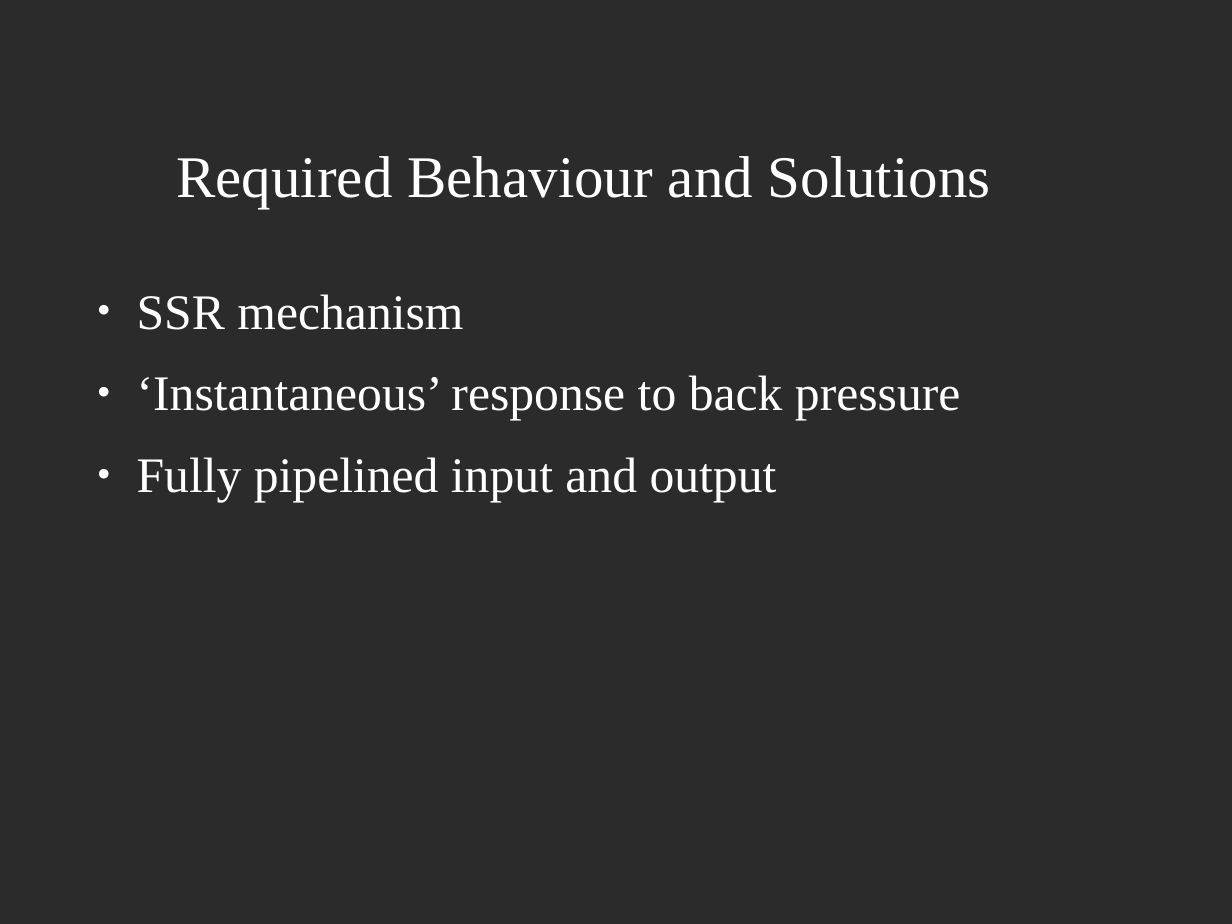
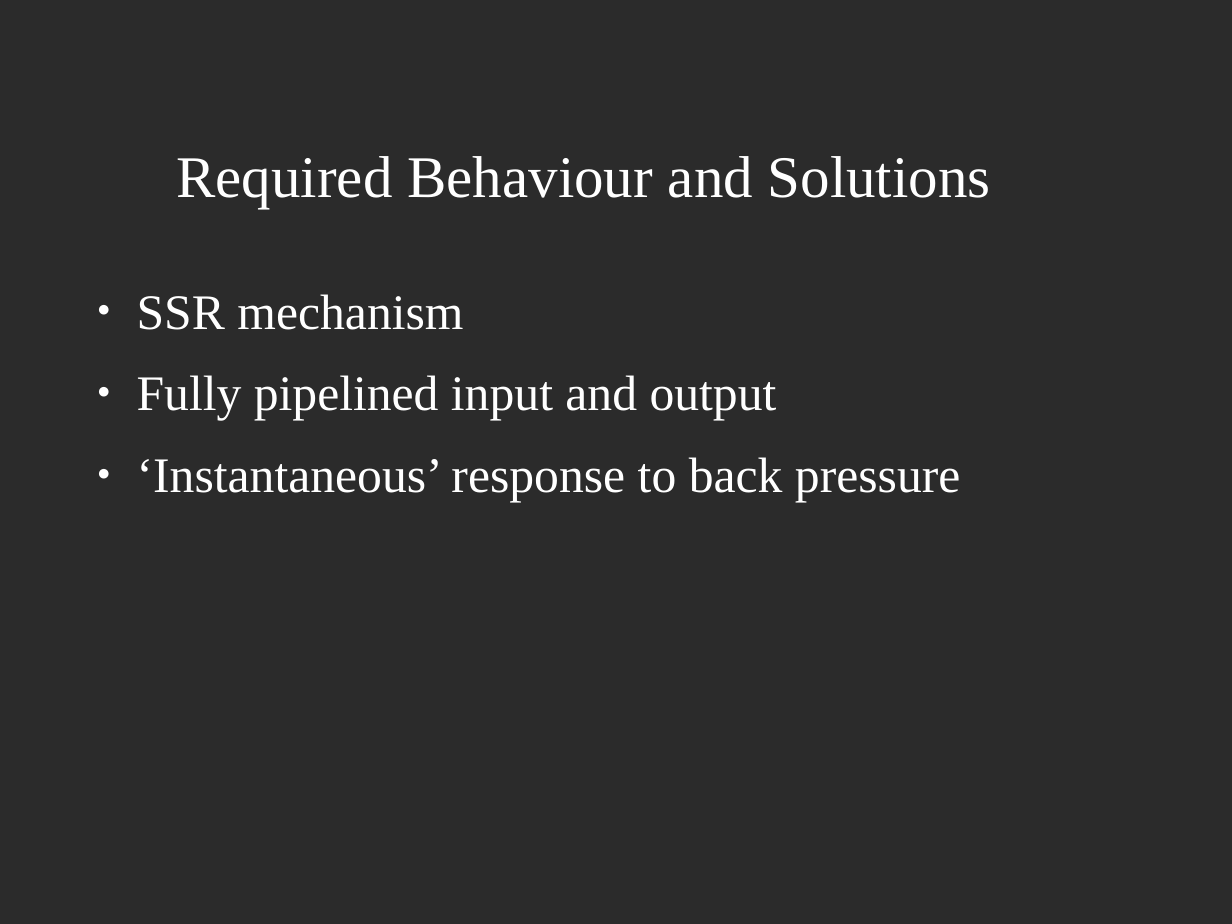
Before and after one commit to JoshCodesPhysics/dune_project, a slide deck: slide 11 of dune_notes/dune_pres/dune_project_pres.odp (slide 12 before the commit). Drawn at 1232x924 pixels with LibreOffice and Linux fonts; fonts in the diff are those of the drawing; background and template pictures are left out; a plain dark background stands for a picture behind light text. Boxes give left, top, right and bottom in pixels: in the first picture for what was removed or moved away, otherwise in the second. Text is boxed around its words. In the diff, an @@ line names an element or a change of style, - is before the commit and + after.

```diff
--- a/dune_notes/dune_pres/dune_project_pres.odp
+++ b/dune_notes/dune_pres/dune_project_pres.odp
@@ text at bbox=[137, 375, 777, 420]: paragraph added @@
+● Fully pipelined input and output
@@ text at bbox=[137, 457, 777, 502]: paragraph removed @@
-● Fully pipelined input and output
```
Also in this commit, not shown: 1 other slide changed, 1 slide removed, 3 other files.
